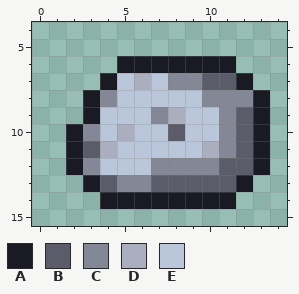
Pixel-art file: Seokbinggo_Client/Assets/Art/Items/clay.aseprite. The picture above was drawn from the file before the commit.
16x16 pixels, 1 frame. Shown: x 0..14, y 4..15.
Palette (. is transparent): A #1a1a24  B #5b5c69  C #848795  D #abaebe  E #bac7db
The result:
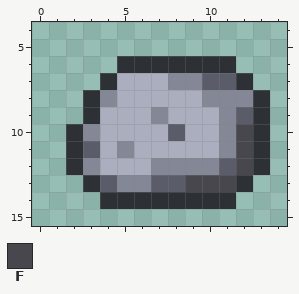
Colours new in this view: F #48474d
What changed:
colour A: #1a1a24 -> #2d3136
y 7: x 5 E -> D; x 7 E -> D
y 8: x 5..9 EEEEE -> DDDDD
y 9: x 4..6 EEE -> DDD; x 9..10 EE -> DD
y 10: x 4 E -> D; x 6..7 EE -> DD; x 9..10 EE -> DD; x 12 B -> F
y 11: x 5..9 EEEEE -> CDDDD; x 12 B -> F
y 12: x 4..6 EEE -> DDD; x 12 B -> F
y 13: x 9..11 BBB -> FFF
